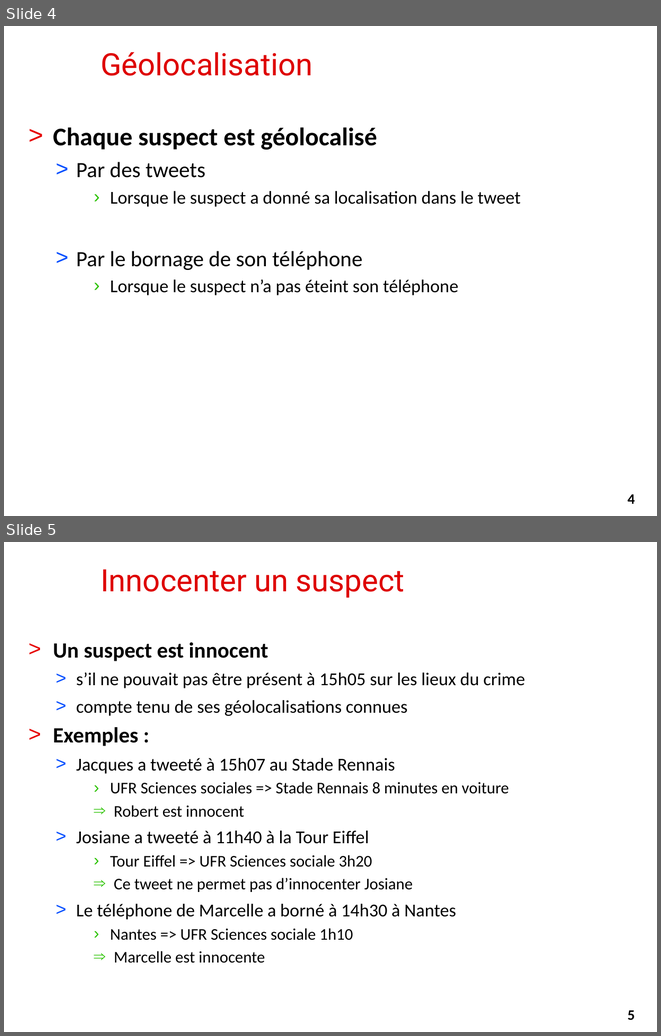
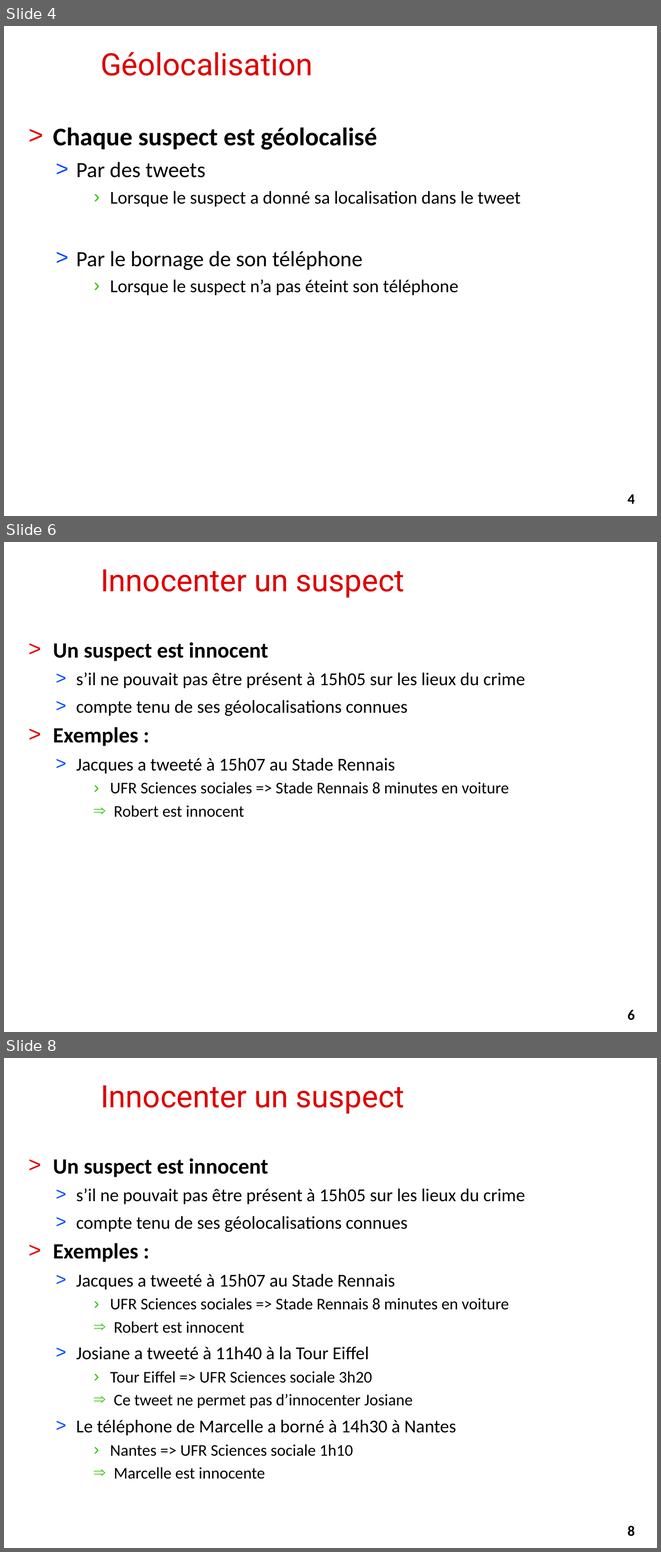
Before and after one commit to alemaitr/python_opendata_l2, a slide deck: pres_projet.pptx. Shown one above the other, each under a label of ours: slides 4 and 5 before the commit, slides 4, 6 and 8 after it; the slides between them are not shown. The pictures are 661x1036 and 661x1552 pixels, drawn with LibreOffice and Linux fonts; fonts in the diff are those of the drawing; background and template pictures are left out. Boxes give left, top, right and bottom in pixels: in the first picture for what was removed or moved away, otherwise in the second. Text is boxed around its words. In the diff, an @@ line names an element or a change of style, - is before the commit and + after.

```diff
--- a/pres_projet.pptx
+++ b/pres_projet.pptx
@@ slide 6 added at (x1=4, y1=542, x2=657, y2=1032), background #FFFFFF @@
@@ title added at (x1=100, y1=569, x2=405, y2=598), 34 pt, text #DE0000 @@
+Innocenter un suspect
@@ text added at (x1=53, y1=642, x2=525, y2=817), 20 pt, text #000000 @@
+> Un suspect est innocent
+  > s’il ne pouvait pas être présent à 15h05 sur les lieux du crime
+  > compte tenu de ses géolocalisations connues
+> Exemples :
+  > Jacques a tweeté à 15h07 au Stade Rennais
+    › UFR Sciences sociales => Stade Rennais 8 minutes en voiture
+    ⇒ Robert est innocent
@@ page number added at (x1=611, y1=1001, x2=652, y2=1027), fill #FFFFFF, outline #FFFFFF 0.75 pt, 16 pt, text #000000, bold @@
+6
@@ what was slide 5 is now slide 8 @@
@@ page number at (x1=627, y1=1525, x2=635, y2=1536): text changed @@
-5
+8
```
Also in this commit, not shown: 1 slide changed, 2 other slides added, 1 other file.
